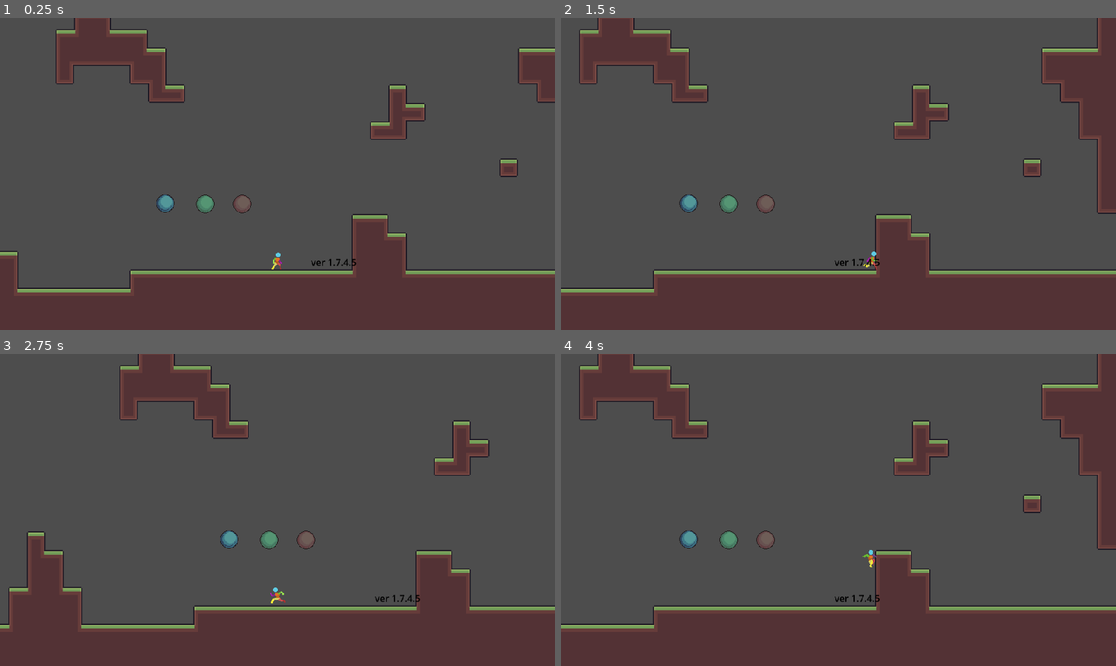
Above: before the commit, frames 1-4 (two rows, left to right).
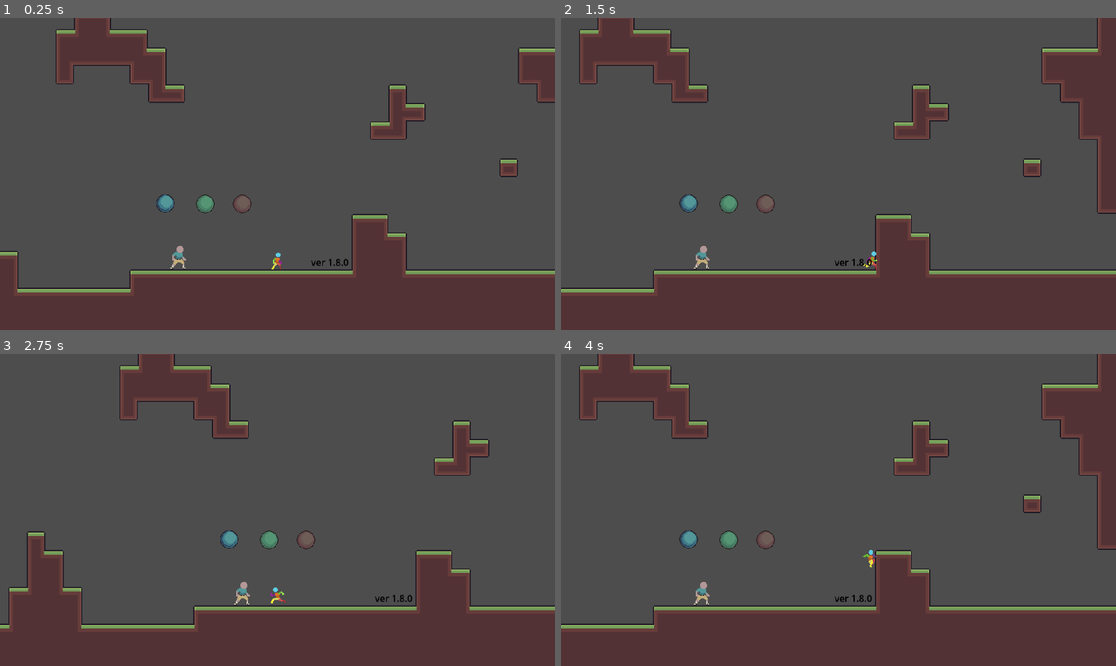
Above: after the commit, the same moments.

Repository: oliver6312/platforming
Game: Godot game, scene res://Scenes/MapAssests/Room/PrototypeLevel.tscn
Same seed, same stepped clock (60 frames per second), same inputs: the game is played once before the commit and once after it.
Inputs (mouse positions are in pixels of both pictures, inside the frame that each line leads up to):
- Up to frame 1 (0.25 s): no input
- Up to frame 2 (1.5 s): tap Enter at 0.5 s; move the mouse to (960, 158) at 0.52 s; hold Right (ui_right) from 0.53 s (still down); click (960, 158) at 0.6 s; tap Up (jump) at 0.77 s; move the mouse to (727, 189) at 1.27 s; click (727, 189) at 1.35 s
- Up to frame 3 (2.75 s): tap Up (jump) at 1.52 s; move the mouse to (333, 441) at 2.02 s; release Right (ui_right) at 2.03 s; hold Left (ui_left) from 2.03 s (still down); tap Space (dash) at 2.1 s; click (333, 441) at 2.3 s
- Up to frame 4 (4 s): move the mouse to (810, 572) at 2.77 s; release Left (ui_left) at 2.78 s; hold Right (ui_right) from 2.78 s (still down); click (810, 572) at 2.85 s; tap Up (jump) at 3.02, 3.77 s; move the mouse to (1005, 556) at 3.52 s; click (1005, 556) at 3.6 s

The runs differ from the first frame. In frame 1, 0.1% of the frame differs, in the area x 30-65%, y 73-81%; in frame 2, 0.1%, in the area x 23-58%, y 73-81%; in frame 3, 0.1%; in frame 4, 0.1%.

Commit message:
1.8.1
added first NPC

Diff:
--- /dev/null
+++ b/Scenes/Character/BaseNpc.tscn
@@ -0,0 +1,22 @@
+[gd_scene format=3 uid="uid://butebljyc3jvp"]
+
+[ext_resource type="Script" uid="uid://ctaxmsssp5rdd" path="res://Scripts/Character/base_npc.gd" id="1_bs321"]
+[ext_resource type="Texture2D" uid="uid://i1saxlojce7m" path="res://Sprites/Characters/NPC/Dad.png" id="1_pjg57"]
+
+[sub_resource type="RectangleShape2D" id="RectangleShape2D_bs321"]
+
+[node name="BaseNPC" type="Area2D" unique_id=511328770]
+script = ExtResource("1_bs321")
+
+[node name="Sprite2D" type="Sprite2D" parent="." unique_id=80882699]
+position = Vector2(0, -8)
+scale = Vector2(1.5, 1.5)
+texture = ExtResource("1_pjg57")
+
+[node name="CollisionShape2D" type="CollisionShape2D" parent="." unique_id=1345580868]
+position = Vector2(0, -14)
+scale = Vector2(4, 3)
+shape = SubResource("RectangleShape2D_bs321")
+
+[connection signal="body_entered" from="." to="." method="_on_body_entered"]
+[connection signal="body_exited" from="." to="." method="_on_body_exited"]
--- a/Scenes/MapAssests/Room/PrototypeLevel.tscn
+++ b/Scenes/MapAssests/Room/PrototypeLevel.tscn
@@ -7,6 +7,7 @@
 [ext_resource type="PackedScene" uid="uid://cy1s6t4u6xw2l" path="res://Scenes/MapAssests/Areas/exit_area.tscn" id="5_w5gt3"]
 [ext_resource type="Script" uid="uid://drwy78x53kv41" path="res://Scripts/Map/spawn_area.gd" id="6_1wonm"]
 [ext_resource type="PackedScene" uid="uid://cu8ebq73rwxte" path="res://Scenes/MapAssests/Areas/blue_orb.tscn" id="7_wbe84"]
+[ext_resource type="PackedScene" uid="uid://butebljyc3jvp" path="res://Scenes/Character/BaseNpc.tscn" id="8_y1kk7"]
 
 [sub_resource type="TileSetAtlasSource" id="TileSetAtlasSource_7v14k"]
 texture = ExtResource("1_m2ert")
@@ -537,7 +538,7 @@
 offset_right = 124.0
 offset_bottom = 31.0
 theme_override_colors/font_color = Color(0, 0, 0, 1)
-text = "ver 1.7.4.5"
+text = "ver 1.8.0"
 metadata/_edit_use_anchors_ = true
 
 [node name="ExitArea" parent="." unique_id=734897167 instance=ExtResource("5_w5gt3")]
@@ -570,3 +571,8 @@
 [node name="BlueOrb3" parent="." unique_id=1623145030 instance=ExtResource("7_wbe84")]
 position = Vector2(-61, -81)
 unlocks = "dash"
+
+[node name="BaseNPC" parent="." unique_id=511328770 instance=ExtResource("8_y1kk7")]
+position = Vector2(-170, 16)
+greetings = "\"Hello son\""
+battler = true
--- /dev/null
+++ b/Scripts/Character/base_npc.gd
@@ -0,0 +1,27 @@
+extends Area2D
+
+@export var character: String
+@export var greetings: String
+@export var battler: bool
+
+var player_in_chat_zone = false
+
+# Called when the node enters the scene tree for the first time.
+func _ready() -> void:
+	pass # Replace with function body.
+
+
+# Called every frame. 'delta' is the elapsed time since the previous frame.
+func _process(delta):
+	if Input.is_action_just_pressed("attack") and player_in_chat_zone:
+		print("player activates NPC")
+
+func _on_body_entered(body: Node2D) -> void:
+	if body.is_in_group("player"):
+		player_in_chat_zone = true
+		print("player enters NPC area")
+
+func _on_body_exited(body: Node2D) -> void:
+	if body.is_in_group("player"):
+		player_in_chat_zone = false
+		print("player leaves NPC area")
Not shown, added: Scripts/Character/base_npc.gd.uid
